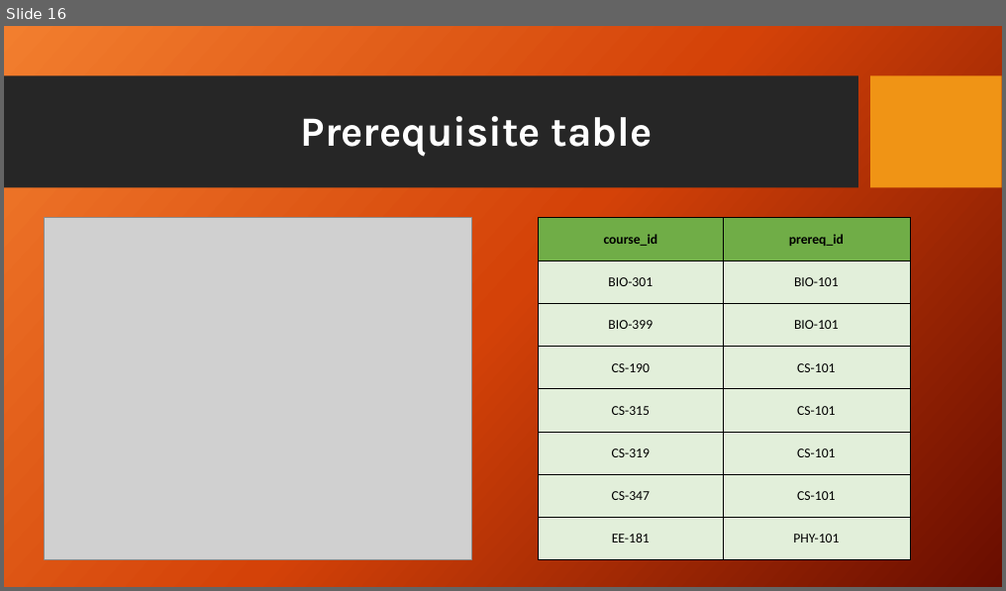
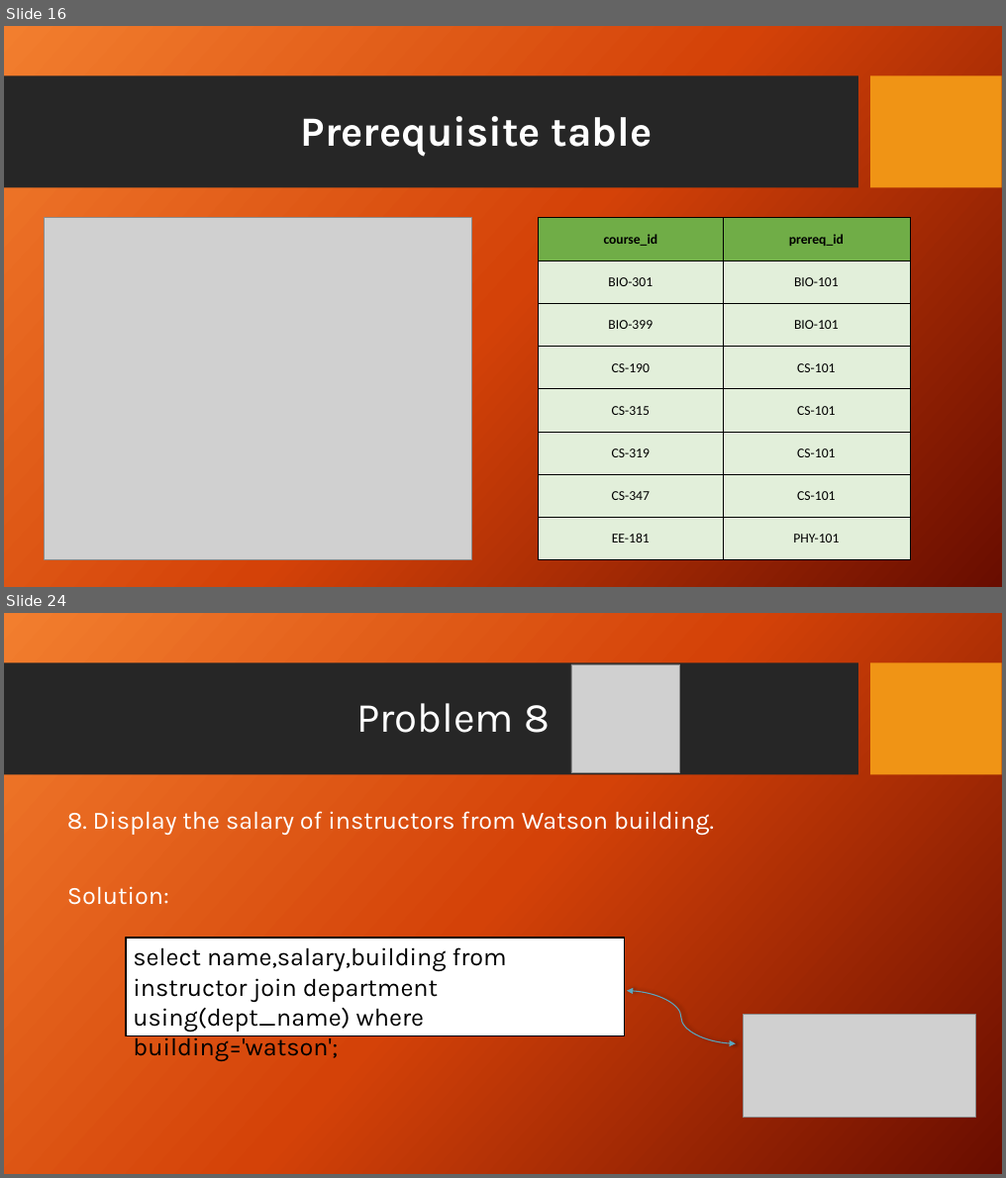
Before and after one commit to Antooo8/Antooo8, a slide deck: University Case study.pptx. Shown one above the other, each under a label of ours: slide 16 before the commit, slides 16 and 24 after it; the slides between them are not shown. The pictures are 1006x591 and 1006x1178 pixels, drawn with LibreOffice and Linux fonts; fonts in the diff are those of the drawing; grey boxes stand for pictures; background and template pictures are left out. Boxes give left, top, right and bottom in pixels: in the first picture for what was removed or moved away, otherwise in the second. Text is boxed around its words. In the diff, an @@ line names an element or a change of style, - is before the commit and + after.

```diff
--- a/University Case study.pptx
+++ b/University Case study.pptx
@@ slide 24 added at [4, 613, 1002, 1174], background picture (left out); not listed: 2 template elements that a slide beside it also shows @@
@@ picture added at [571, 664, 680, 773] @@
@@ title added at [356, 703, 549, 733], 40 pt, text #FFFFFF @@
+Problem 8
@@ text added at [67, 811, 714, 905], 24 pt, text #FFFFFF @@
+8. Display the salary of instructors from Watson building.
+Solution:
@@ rectangle added at [126, 938, 625, 1036], fill #FFFFFF, outline #000000 1 pt, 24 pt, text #000000 @@
+select name,salary,building from instructor join department using(dept_name) where building='watson';
@@ curved double arrow added from (627, 991) to (736, 1045), #5AA6C0 1 pt @@
@@ picture added at [743, 1015, 975, 1118] @@
```
Also in this commit, not shown: 30 other slides added.
